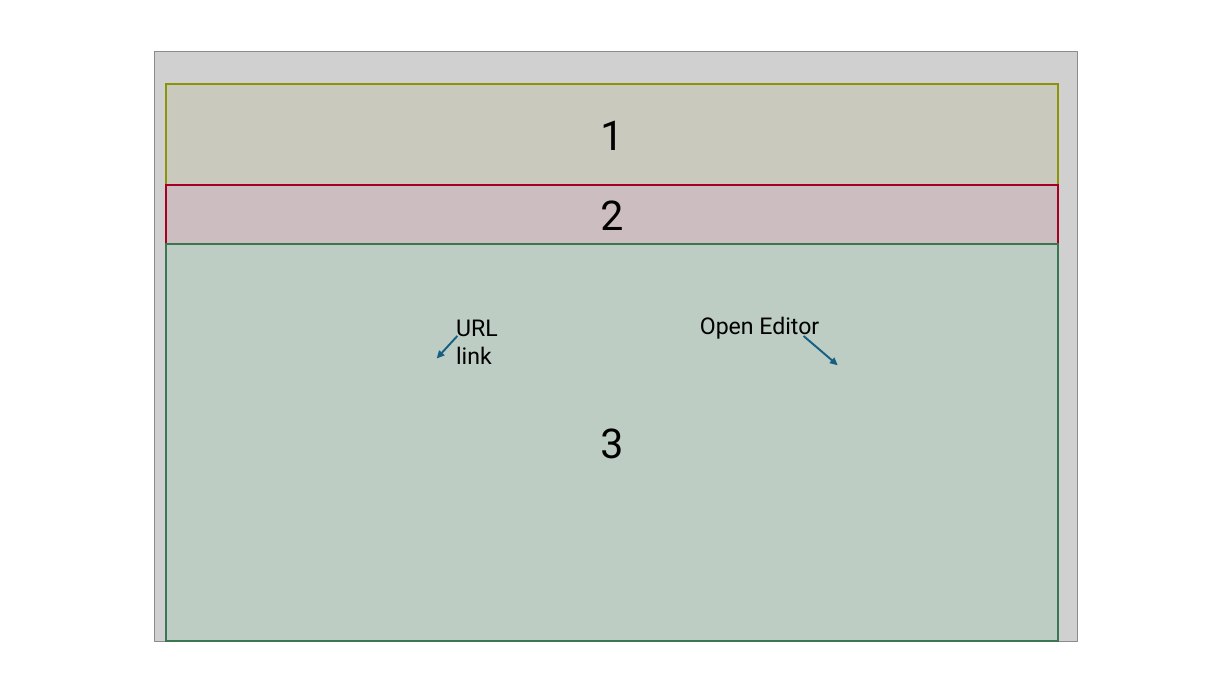
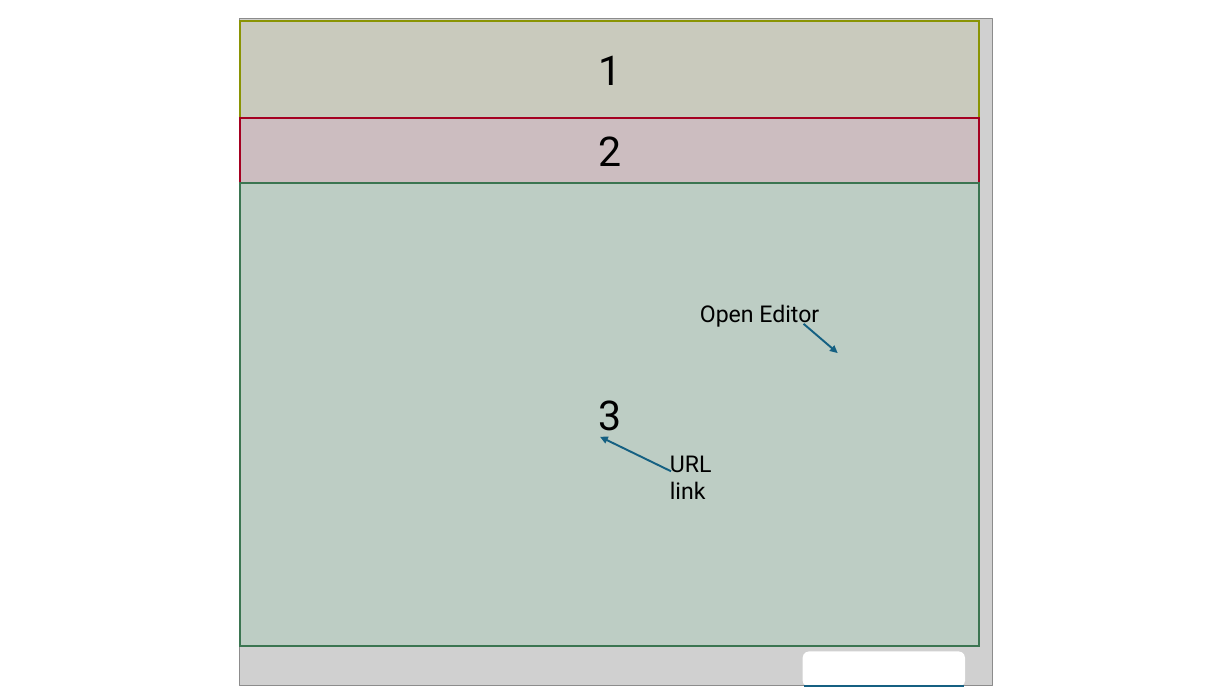
Before and after one commit to ychsue/NonBlockingLife, a slide deck: slide 2 of Discussion/vocus01/邁向NBL.pptx. Drawn at 1232x693 pixels with LibreOffice and Linux fonts; fonts in the diff are those of the drawing; grey boxes stand for pictures. Boxes give left, top, right and bottom in pixels: in the first picture for what was removed or moved away, otherwise in the second. Text is boxed around its words. In the diff, an @@ line names an element or a change of style, - is before the commit and + after.

```diff
--- a/Discussion/vocus01/邁向NBL.pptx
+++ b/Discussion/vocus01/邁向NBL.pptx
@@ picture: place and size @@
-picture at [154,52,1078,641]
+picture at [239,18,994,686]
@@ rectangle "1": place and size @@
-rectangle "1" at [166,84,1058,185]
+rectangle "1" at [240,21,980,117]
@@ rectangle "2": place and size @@
-rectangle "2" at [166,185,1058,244]
+rectangle "2" at [240,117,980,183]
@@ rectangle "3": place and size @@
-rectangle "3" at [166,244,1058,641]
+rectangle "3" at [240,183,980,646]
@@ text "Open Editor": place and size @@
-text "Open Editor" at [700,316,819,340]
+text "Open Editor" at [700,304,819,328]
@@ arrow moved from (804, 336) - (838, 365) to (804, 324) - (838, 353) @@
@@ arrow moved from (457, 336) - (437, 359) to (671, 471) - (600, 437) @@
@@ text "URL link": place and size @@
-text "URL link" at [456,319,498,364]
+text "URL link" at [670,455,712,499]
@@ rounded rectangle added at [804,653,965,686], fill #FFFFFF, outline #FFFFFF 1.5 pt @@
@@ line added from (804, 686) to (964, 686), #156082 1.5 pt @@
```
Also in this commit, not shown: 5 other files.
